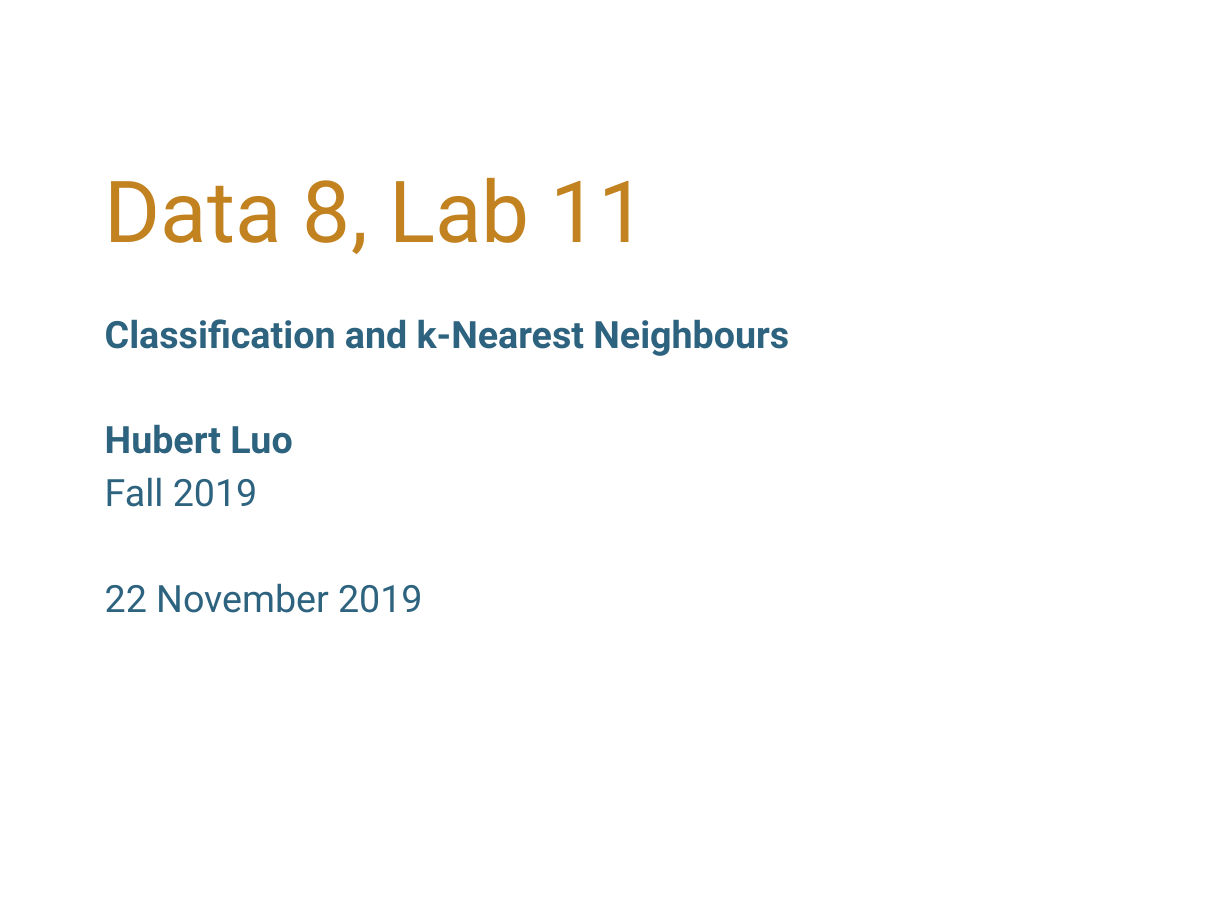
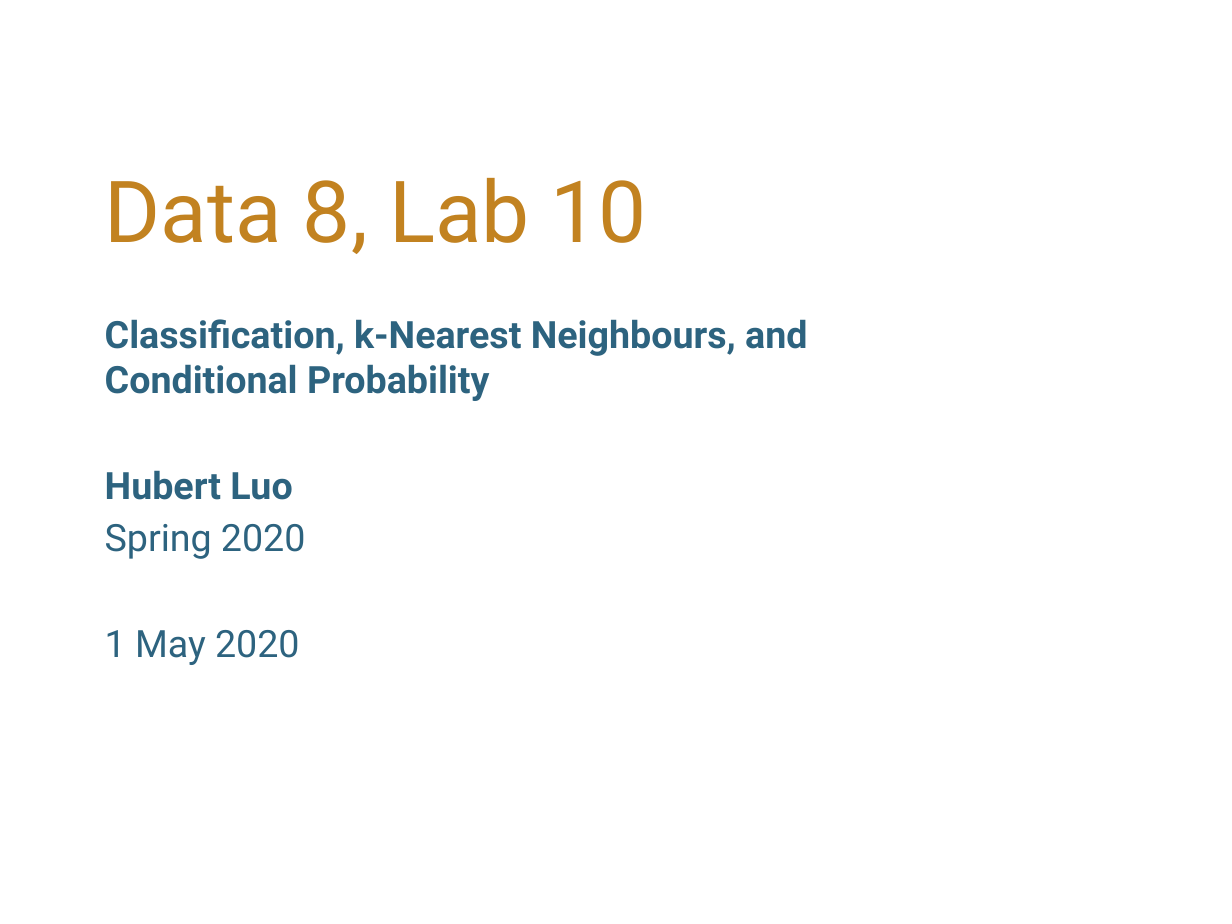
Before and after one commit to hLuo27/teaching, a slide deck: slide 1 of data8/slides/sp20_lab10.pptx. Drawn at 1232x924 pixels with LibreOffice and Linux fonts; fonts in the diff are those of the drawing; background and template pictures are left out. Boxes give left, top, right and bottom in pixels: in the first picture for what was removed or moved away, otherwise in the second. Text is boxed around its words. In the diff, an @@ line names an element or a change of style, - is before the commit and + after.

Commit message:
Added lab 10 for spring 2020

```diff
--- a/data8/slides/sp20_lab10.pptx
+++ b/data8/slides/sp20_lab10.pptx
@@ title at bbox=[105, 178, 647, 254]: text changed @@
-Data 8, Lab 11
+Data 8, Lab 10
@@ subtitle at bbox=[105, 319, 807, 401]: text changed @@
-Classification and k-Nearest Neighbours
+Classification, k-Nearest Neighbours, and Conditional Probability
@@ subtitle at bbox=[105, 524, 306, 665]: text changed @@
-Fall 2019
-22 November 2019
+Spring 2020
+1 May 2020
```
Also in this commit, not shown: 3 other slides changed, 3 slides added, 1 other file.
